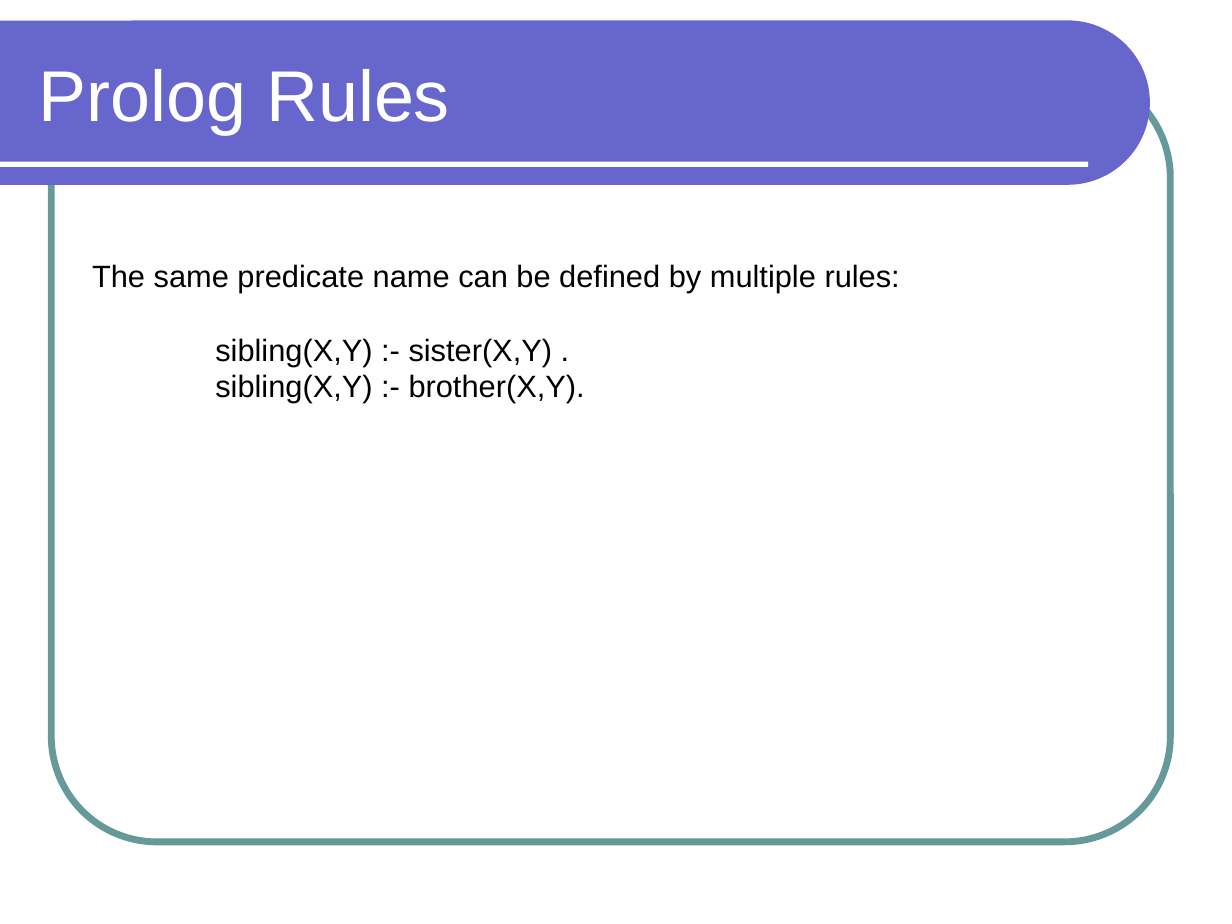
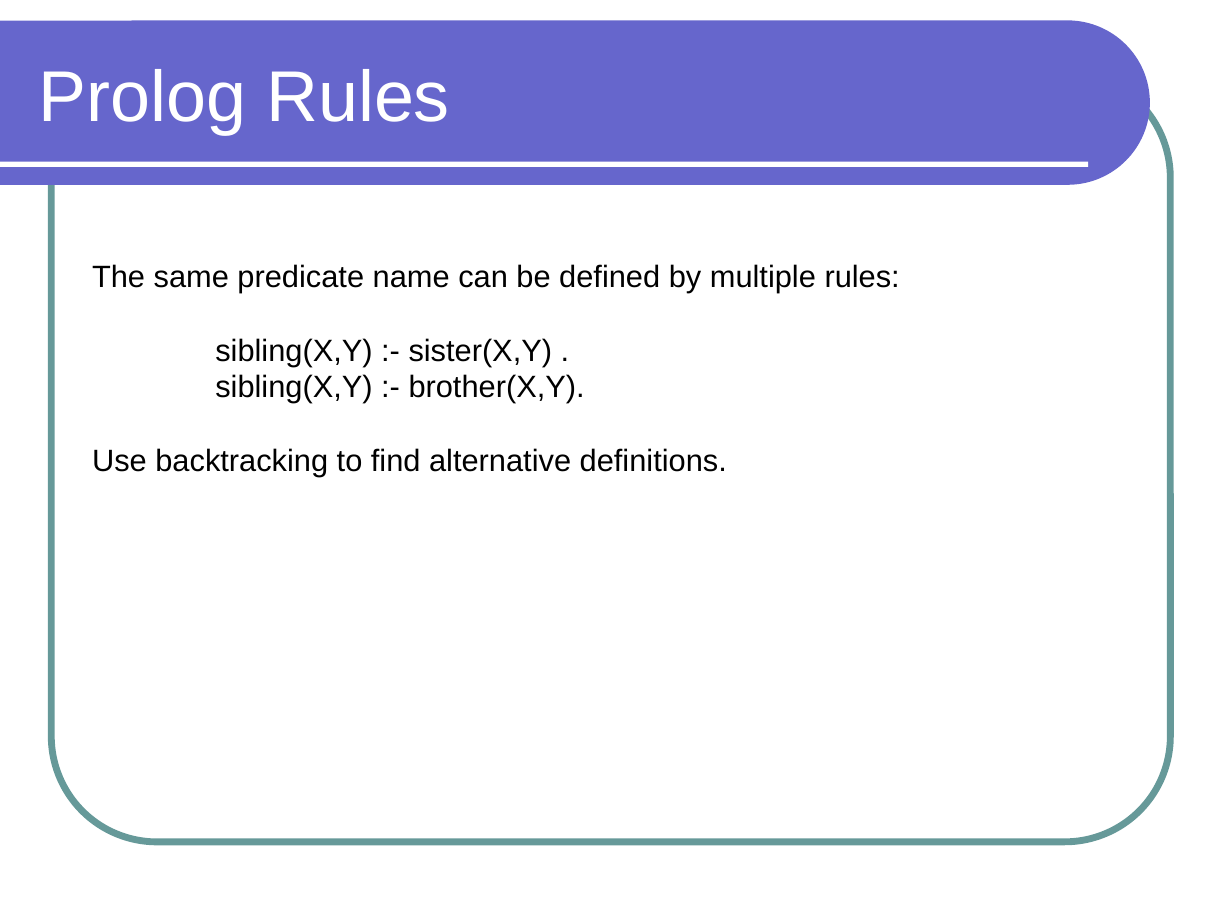
Before and after one commit to lutzhamel/phl-prolog, a slide deck: slide 19 of philosophy-prolog.pptx (slide 18 before the commit). Drawn at 1232x924 pixels with LibreOffice and Linux fonts; fonts in the diff are those of the drawing. Boxes give left, top, right and bottom in pixels: in the first picture for what was removed or moved away, otherwise in the second. Text is boxed around its words. In the diff, an @@ line names an element or a change of style, - is before the commit and + after.

Commit message:
edits

```diff
--- a/philosophy-prolog.pptx
+++ b/philosophy-prolog.pptx
@@ text at [92,448,727,477]: paragraph added @@
+Use backtracking to find alternative definitions.
```
Also in this commit, not shown: 1 slide added.
